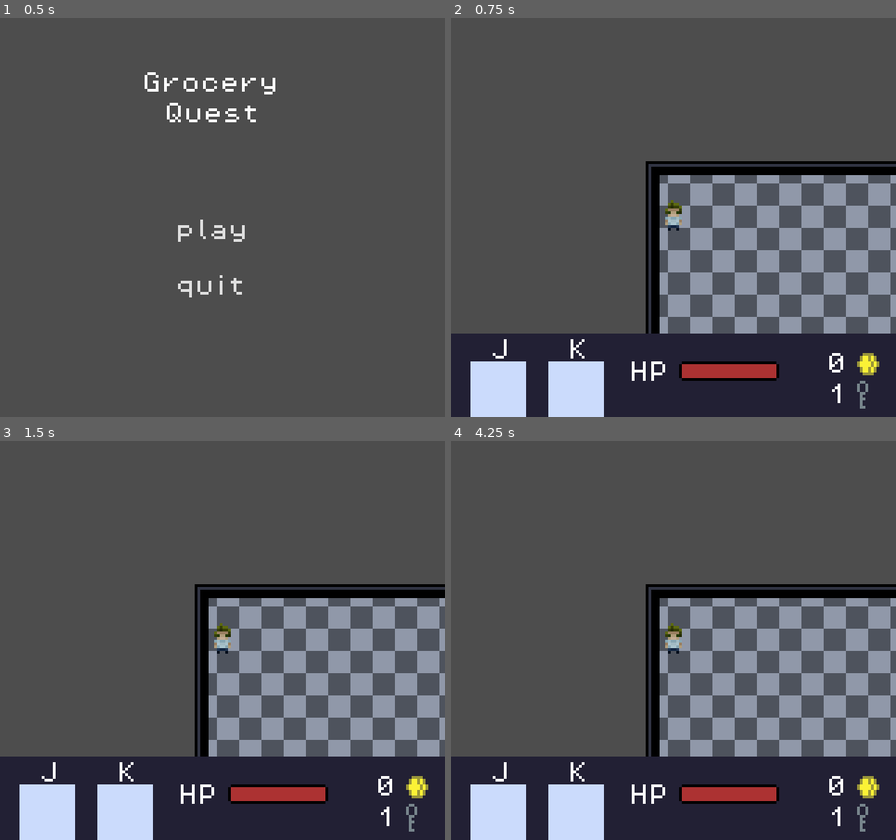
Above: before the commit, frames 1-4 (two rows, left to right).
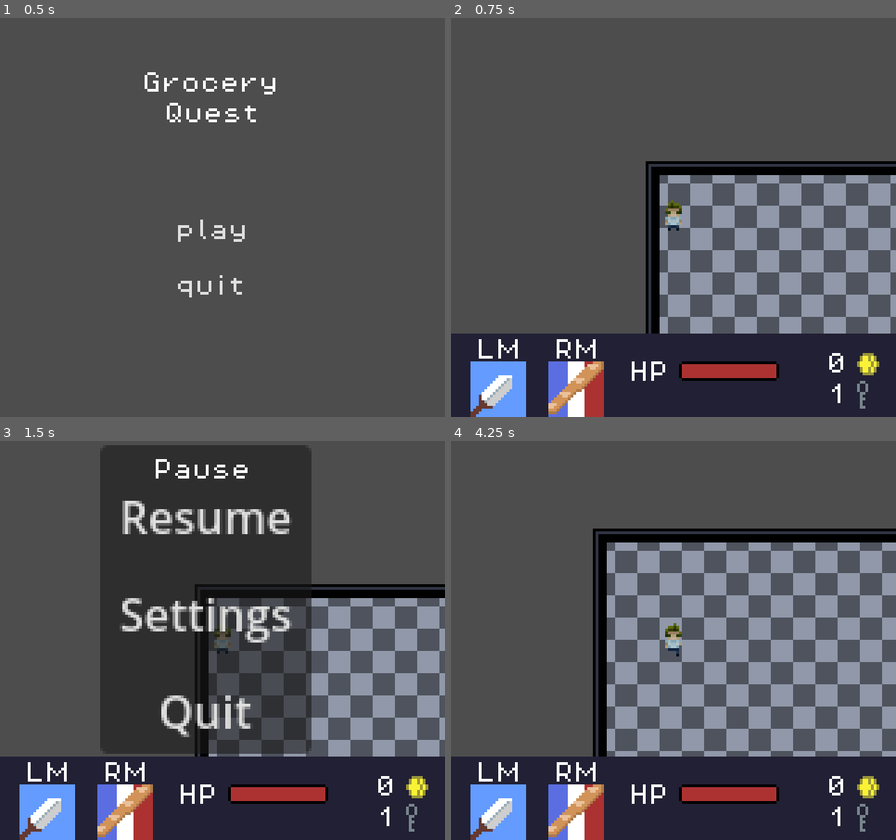
Above: after the commit, the same moments.

Repository: GaetanoRe/GroceryQuest
Game: Godot game, scene res://scenes/UI/main_menu.tscn
Same seed, same stepped clock (60 frames per second), same inputs: the game is played once before the commit and once after it. The engine's default icon, where the game draws it, is replaced by a stand-in: a white triangle on a blue panel in a dark square.
Inputs (mouse positions are in pixels of both pictures, inside the frame that each line leads up to):
- Up to frame 1 (0.5 s): no input
- Up to frame 2 (0.75 s): click "play" at 0.5 s
- Up to frame 3 (1.5 s): tap Enter (pause) at 1.25 s; move the mouse to (320, 620) at 1.27 s; hold D (walk_right) from 1.28 s (still down); click (320, 620) at 1.35 s
- Up to frame 4 (4.25 s): release D (walk_right) at 2 s; click (655, 516) at 2 s, where only the run after the commit has a clickable "Resume"; tap Space at 2.75 s; move the mouse to (584, 660) at 2.77 s; hold S (walk_down) 2.78-3.53 s; tap J (item1, bound only before the commit) at 2.85 s; move the mouse to (718, 552) at 3.52 s; hold D (walk_right) from 3.53 s (still down); right-click (718, 552) at 3.6 s

Frame 1 is identical in both runs. In frame 2, 3.8% of the frame differs, in the area x 4-35%, y 80-100%; in frame 3, 38%, in the area x 4-70%, y 1-100%; in frame 4, 27%.

Commit message:
I have improved enemy AI. Working on abstraction next to allow for different enemy types and behaviors

Diff:
--- /dev/null
+++ b/enemy_data.gd
@@ -0,0 +1,11 @@
+extends Resource
+
+class_name EnemyData
+
+@export var enemy_type : global.enemy_type
+@export var enemy_attack_type : global.enemy_attack_type
+
+@export var spawn_position : Vector2
+@export var sprite : SpriteFrames
+@export var collision_dim : Shape2D
+@export var hitbox_dim : Shape2D
--- /dev/null
+++ b/follow_state.gd
@@ -0,0 +1,36 @@
+extends State
+
+class_name FollowState
+
+@onready var player : Body
+
+func enter():
+	player = get_tree().get_first_node_in_group("player")
+	super()
+
+func exit():
+	super()
+
+func process_misc(delta : float):
+	super(delta)
+
+func process_physics(delta : float):
+	var direction = player.global_position - body.global_position
+
+	if(direction.length() > 50):
+		transitioned.emit(self, "IdleState", 0)
+
+	if(direction.length() <= 0):
+		transitioned.emit(self, "IdleState", 0)
+
+	if body.knockback_timer > 0:
+			body.knockback_timer -= delta
+			body.velocity = body.knockback_velocity
+
+	body.velocity += (player.position - body.position)/ body.speed
+	if(!player.player_alive):
+		transitioned.emit(self, "IdleState", 0)
+	super(delta)
+
+func stop_in_place():
+	transitioned.emit(self, "IdleState", 0)
--- /dev/null
+++ b/idle_state.gd
@@ -0,0 +1,22 @@
+extends State
+
+class_name IdleState
+
+var player : Body
+
+func enter():
+	player = get_tree().get_first_node_in_group("player")
+	body.velocity = Vector2.ZERO
+	super()
+
+func exit():
+	super()
+
+func process_misc(delta : float):
+	super(delta)
+
+func process_physics(delta : float):
+	var direction = player.global_position - body.global_position
+	if(direction.length() <= 50):
+		transitioned.emit(self, "FollowState", 0)
+	super(delta)
--- a/project.godot
+++ b/project.godot
@@ -24,6 +24,7 @@
 window/size/viewport_width=160
 window/size/viewport_height=144
 window/stretch/mode="viewport"
+mouse_cursor/custom_image="res://assets/ui/mouse.png"
 
 [dotnet]
 
@@ -63,12 +64,12 @@
 }
 item1={
 "deadzone": 0.5,
-"events": [Object(InputEventKey,"resource_local_to_scene":false,"resource_name":"","device":-1,"window_id":0,"alt_pressed":false,"shift_pressed":false,"ctrl_pressed":false,"meta_pressed":false,"pressed":false,"keycode":0,"physical_keycode":74,"key_label":0,"unicode":106,"location":0,"echo":false,"script":null)
+"events": [Object(InputEventMouseButton,"resource_local_to_scene":false,"resource_name":"","device":-1,"window_id":0,"alt_pressed":false,"shift_pressed":false,"ctrl_pressed":false,"meta_pressed":false,"button_mask":1,"position":Vector2(84, 11),"global_position":Vector2(93, 57),"factor":1.0,"button_index":1,"canceled":false,"pressed":true,"double_click":false,"script":null)
 ]
 }
 item2={
 "deadzone": 0.5,
-"events": [Object(InputEventKey,"resource_local_to_scene":false,"resource_name":"","device":-1,"window_id":0,"alt_pressed":false,"shift_pressed":false,"ctrl_pressed":false,"meta_pressed":false,"pressed":false,"keycode":0,"physical_keycode":75,"key_label":0,"unicode":107,"location":0,"echo":false,"script":null)
+"events": [Object(InputEventMouseButton,"resource_local_to_scene":false,"resource_name":"","device":-1,"window_id":0,"alt_pressed":false,"shift_pressed":false,"ctrl_pressed":false,"meta_pressed":false,"button_mask":0,"position":Vector2(0, 0),"global_position":Vector2(0, 0),"factor":1.0,"button_index":2,"canceled":false,"pressed":false,"double_click":false,"script":null)
 ]
 }
 pause={
--- a/resources/weapon_data/weapons/baggete_spear.tres
+++ b/resources/weapon_data/weapons/baggete_spear.tres
@@ -1,6 +1,7 @@
-[gd_resource type="Resource" script_class="WeaponData" load_steps=10 format=3 uid="uid://b5pdvcqw7w0k6"]
+[gd_resource type="Resource" script_class="WeaponData" load_steps=11 format=3 uid="uid://b5pdvcqw7w0k6"]
 
 [ext_resource type="Script" path="res://scripts/res_scripts/weapon_data.gd" id="1_03m8i"]
+[ext_resource type="Texture2D" uid="uid://c2f8384m0b6qh" path="res://assets/ui/baguette_spear_icon.png" id="1_vqqsx"]
 [ext_resource type="Texture2D" uid="uid://dk1yr6rutxb5w" path="res://assets/weapons/GQ_BaggetetetAnimation.png" id="2_6i6pu"]
 
 [sub_resource type="RectangleShape2D" id="RectangleShape2D_kkjoi"]
@@ -53,8 +54,9 @@
 script = ExtResource("1_03m8i")
 weapon_type = 1
 damage = 10.0
-knockback = 37.0
+knockback = 120.0
 item_type = 0
 sprite = SubResource("SpriteFrames_jsips")
 hitbox_dimensions = SubResource("RectangleShape2D_kkjoi")
 animation_time = 0.0
+icon = ExtResource("1_vqqsx")
--- a/resources/weapon_data/weapons/sword.tres
+++ b/resources/weapon_data/weapons/sword.tres
@@ -1,5 +1,6 @@
-[gd_resource type="Resource" script_class="WeaponData" load_steps=9 format=3 uid="uid://cffwjgkd5vpm"]
+[gd_resource type="Resource" script_class="WeaponData" load_steps=10 format=3 uid="uid://cffwjgkd5vpm"]
 
+[ext_resource type="Texture2D" uid="uid://dnu1ls2nlpdxe" path="res://assets/ui/sword_icon.png" id="1_5im7c"]
 [ext_resource type="Script" path="res://scripts/res_scripts/weapon_data.gd" id="1_muvjt"]
 [ext_resource type="Texture2D" uid="uid://bn8s541u8ygu7" path="res://assets/weapons/GQ_SwordAnim.png" id="2_338pe"]
 
@@ -51,8 +52,9 @@
 script = ExtResource("1_muvjt")
 weapon_type = 0
 damage = 20.0
-knockback = 75.0
+knockback = 140.0
 item_type = 0
 sprite = SubResource("SpriteFrames_evfl8")
 hitbox_dimensions = SubResource("RectangleShape2D_m1vcv")
 animation_time = 0.0
+icon = ExtResource("1_5im7c")
--- a/scenes/UI/ui.tscn
+++ b/scenes/UI/ui.tscn
@@ -199,6 +199,7 @@
 }
 
 [node name="UI" type="CanvasLayer"]
+process_mode = 3
 
 [node name="PlayerUI" type="Control" parent="."]
 layout_mode = 3
@@ -285,24 +286,24 @@
 offset_right = 160.0
 offset_bottom = 145.0
 
-[node name="JLabel" type="Label" parent="PlayerUI/Input"]
-texture_filter = 1
-layout_mode = 0
-offset_left = 14.0
+[node name="Item1" type="Label" parent="PlayerUI/Input"]
+texture_filter = 1
+layout_mode = 0
+offset_left = 9.0
 offset_top = 116.0
-offset_right = 21.0
+offset_right = 30.0
 offset_bottom = 124.0
-text = "J"
+text = "LM"
 label_settings = SubResource("LabelSettings_4qgkb")
 
-[node name="KLabel" type="Label" parent="PlayerUI/Input"]
-texture_filter = 1
-layout_mode = 0
-offset_left = 42.0
+[node name="Item2" type="Label" parent="PlayerUI/Input"]
+texture_filter = 1
+layout_mode = 0
+offset_left = 37.0
 offset_top = 116.0
-offset_right = 49.0
-offset_bottom = 124.0
-text = "K"
+offset_right = 58.0
+offset_bottom = 125.0
+text = "RM"
 label_settings = SubResource("LabelSettings_4qgkb")
 
 [node name="JIcon" type="TextureRect" parent="PlayerUI/Input"]
@@ -418,7 +419,6 @@
 offset_bottom = 90.0
 
 [node name="PauseMenu" type="Control" parent="."]
-visible = false
 layout_mode = 3
 anchors_preset = 0
 offset_right = 159.0
--- a/scenes/enemy.tscn
+++ b/scenes/enemy.tscn
@@ -1,10 +1,10 @@
-[gd_scene load_steps=7 format=3 uid="uid://chsj7f8vcnqds"]
+[gd_scene load_steps=9 format=3 uid="uid://chsj7f8vcnqds"]
 
 [ext_resource type="Texture2D" uid="uid://cmr1yfws58ofn" path="res://icon.svg" id="1_dvlhr"]
 [ext_resource type="Script" path="res://scripts/enemies/enemy.gd" id="1_uxv53"]
-
-[sub_resource type="RectangleShape2D" id="RectangleShape2D_x1ryj"]
-size = Vector2(56, 47)
+[ext_resource type="Script" path="res://state_machine.gd" id="3_her7h"]
+[ext_resource type="Script" path="res://follow_state.gd" id="4_4xi6h"]
+[ext_resource type="Script" path="res://idle_state.gd" id="5_l7s5h"]
 
 [sub_resource type="RectangleShape2D" id="RectangleShape2D_nkegf"]
 size = Vector2(6, 6)
@@ -23,16 +23,6 @@
 scale = Vector2(0.05, 0.05)
 texture = ExtResource("1_dvlhr")
 
-[node name="detection_area" type="Area2D" parent="."]
-visible = false
-collision_layer = 2
-collision_mask = 2
-
-[node name="CollisionShape2D" type="CollisionShape2D" parent="detection_area"]
-light_mask = 2
-visibility_layer = 2
-shape = SubResource("RectangleShape2D_x1ryj")
-
 [node name="CollisionShape2D" type="CollisionShape2D" parent="."]
 shape = SubResource("RectangleShape2D_nkegf")
 
@@ -49,8 +39,18 @@
 [node name="CollisionShape2D" type="CollisionShape2D" parent="EnemyHurtBox"]
 shape = SubResource("RectangleShape2D_xe6si")
 
-[connection signal="body_entered" from="detection_area" to="." method="_on_detection_area_body_entered"]
-[connection signal="body_exited" from="detection_area" to="." method="_on_detection_area_body_exited"]
+[node name="StateMachine" type="Node" parent="." node_paths=PackedStringArray("initial_state")]
+script = ExtResource("3_her7h")
+initial_state = NodePath("IdleState")
+
+[node name="FollowState" type="Node" parent="StateMachine" node_paths=PackedStringArray("body")]
+script = ExtResource("4_4xi6h")
+body = NodePath("../..")
+
+[node name="IdleState" type="Node" parent="StateMachine" node_paths=PackedStringArray("body")]
+script = ExtResource("5_l7s5h")
+body = NodePath("../..")
+
 [connection signal="body_entered" from="enemy_hitbox" to="." method="_on_enemy_hitbox_body_entered"]
 [connection signal="body_exited" from="enemy_hitbox" to="." method="_on_enemy_hitbox_body_exited"]
 [connection signal="timeout" from="take_damage_cooldown" to="." method="_on_take_damage_cooldown_timeout"]
--- a/scenes/generation_scenes/rooms/a_1.tscn
+++ b/scenes/generation_scenes/rooms/a_1.tscn
@@ -60,10 +60,12 @@
 [node name="A1" type="Node2D"]
 script = ExtResource("1_dnlp6")
 
-[node name="Enemy" parent="." instance=ExtResource("2_q1tng")]
+[node name="Enemies" type="Node2D" parent="."]
+
+[node name="Enemy" parent="Enemies" instance=ExtResource("2_q1tng")]
 position = Vector2(114, 34)
 
-[node name="Enemy2" parent="." instance=ExtResource("2_q1tng")]
+[node name="Enemy2" parent="Enemies" instance=ExtResource("2_q1tng")]
 position = Vector2(155, 92)
 
 [node name="TileMap" type="TileMap" parent="."]
--- /dev/null
+++ b/scenes/keymaster.gd
@@ -0,0 +1,16 @@
+extends Node
+
+@export var Key_Items : Array[ItemData]
+# Called when the node enters the scene tree for the first time.
+func _ready() -> void:
+	pass # Replace with function body.
+
+
+# Called every frame. 'delta' is the elapsed time since the previous frame.
+func _process(delta: float) -> void:
+	if(Key_Items.size() == 4):
+		get_parent().open_final_door.emit()
+
+func add(resource : ItemData):
+	if(resource.item_type == 3):
+		Key_Items.append(resource)
--- a/scenes/main_scene.tscn
+++ b/scenes/main_scene.tscn
@@ -1,15 +1,19 @@
-[gd_scene load_steps=5 format=3 uid="uid://cd7ecr112ptl3"]
+[gd_scene load_steps=6 format=3 uid="uid://cd7ecr112ptl3"]
 
 [ext_resource type="Script" path="res://scripts/main_scene.gd" id="1_l64jn"]
 [ext_resource type="PackedScene" uid="uid://dbdj3lxxu5qb1" path="res://scenes/UI/ui.tscn" id="3_2vev7"]
+[ext_resource type="Script" path="res://scenes/keymaster.gd" id="4_0ogoe"]
 [ext_resource type="PackedScene" uid="uid://ctvmtep3edk17" path="res://scenes/keymaster.tscn" id="4_ov1qd"]
 [ext_resource type="PackedScene" uid="uid://wq2f26vs7flm" path="res://scenes/generation_scenes/world.tscn" id="4_xdca8"]
 
 [node name="MainScene" type="Node"]
+process_mode = 3
 script = ExtResource("1_l64jn")
 
 [node name="UI" parent="." instance=ExtResource("3_2vev7")]
 
 [node name="Keymaster" parent="." instance=ExtResource("4_ov1qd")]
+script = ExtResource("4_0ogoe")
 
 [node name="World" parent="." instance=ExtResource("4_xdca8")]
+process_mode = 1
--- a/scenes/player/player.tscn
+++ b/scenes/player/player.tscn
@@ -135,30 +135,6 @@
 
 [sub_resource type="Animation" id="Animation_1bnc7"]
 length = 0.001
-tracks/0/type = "value"
-tracks/0/imported = false
-tracks/0/enabled = true
-tracks/0/path = NodePath("Equipped_Items:position")
-tracks/0/interp = 1
-tracks/0/loop_wrap = true
-tracks/0/keys = {
-"times": PackedFloat32Array(0),
-"transitions": PackedFloat32Array(1),
-"update": 0,
-"values": [Vector2(10, 0)]
-}
-tracks/1/type = "value"
-tracks/1/imported = false
-tracks/1/enabled = true
-tracks/1/path = NodePath("Equipped_Items:rotation")
-tracks/1/interp = 1
-tracks/1/loop_wrap = true
-tracks/1/keys = {
-"times": PackedFloat32Array(0),
-"transitions": PackedFloat32Array(1),
-"update": 0,
-"values": [0.0]
-}
 
 [sub_resource type="Animation" id="Animation_omc0a"]
 resource_name = "idle_down"
@@ -200,30 +176,6 @@
 "update": 1,
 "values": [true]
 }
-tracks/3/type = "value"
-tracks/3/imported = false
-tracks/3/enabled = true
-tracks/3/path = NodePath("Equipped_Items:position")
-tracks/3/interp = 1
-tracks/3/loop_wrap = true
-tracks/3/keys = {
-"times": PackedFloat32Array(0),
-"transitions": PackedFloat32Array(1),
-"update": 0,
-"values": [Vector2(0, 10)]
-}
-tracks/4/type = "value"
-tracks/4/imported = false
-tracks/4/enabled = true
-tracks/4/path = NodePath("Equipped_Items:rotation")
-tracks/4/interp = 1
-tracks/4/loop_wrap = true
-tracks/4/keys = {
-"times": PackedFloat32Array(0),
-"transitions": PackedFloat32Array(1),
-"update": 0,
-"values": [1.5708]
-}
 
 [sub_resource type="Animation" id="Animation_aq54a"]
 resource_name = "idle_left"
@@ -265,30 +217,6 @@
 "update": 1,
 "values": [true]
 }
-tracks/3/type = "value"
-tracks/3/imported = false
-tracks/3/enabled = true
-tracks/3/path = NodePath("Equipped_Items:position")
-tracks/3/interp = 1
-tracks/3/loop_wrap = true
-tracks/3/keys = {
-"times": PackedFloat32Array(0),
-"transitions": PackedFloat32Array(1),
-"update": 0,
-"values": [Vector2(-10, 0)]
-}
-tracks/4/type = "value"
-tracks/4/imported = false
-tracks/4/enabled = true
-tracks/4/path = NodePath("Equipped_Items:rotation")
-tracks/4/interp = 1
-tracks/4/loop_wrap = true
-tracks/4/keys = {
-"times": PackedFloat32Array(0),
-"transitions": PackedFloat32Array(1),
-"update": 0,
-"values": [3.14159]
-}
 
 [sub_resource type="Animation" id="Animation_h8ijs"]
 resource_name = "idle_right"
@@ -330,30 +258,6 @@
 "update": 1,
 "values": [false]
 }
-tracks/3/type = "value"
-tracks/3/imported = false
-tracks/3/enabled = true
-tracks/3/path = NodePath("Equipped_Items:position")
-tracks/3/interp = 1
-tracks/3/loop_wrap = true
-tracks/3/keys = {
-"times": PackedFloat32Array(0),
-"transitions": PackedFloat32Array(1),
-"update": 0,
-"values": [Vector2(10, 0)]
-}
-tracks/4/type = "value"
-tracks/4/imported = false
-tracks/4/enabled = true
-tracks/4/path = NodePath("Equipped_Items:rotation")
-tracks/4/interp = 1
-tracks/4/loop_wrap = true
-tracks/4/keys = {
-"times": PackedFloat32Array(0),
-"transitions": PackedFloat32Array(1),
-"update": 0,
-"values": [0.0]
-}
 
 [sub_resource type="Animation" id="Animation_eg1jr"]
 resource_name = "idle_up"
@@ -395,30 +299,6 @@
 "update": 1,
 "values": [true]
 }
-tracks/3/type = "value"
-tracks/3/imported = false
-tracks/3/enabled = true
-tracks/3/path = NodePath("Equipped_Items:position")
-tracks/3/interp = 1
-tracks/3/loop_wrap = true
-tracks/3/keys = {
-"times": PackedFloat32Array(0),
-"transitions": PackedFloat32Array(1),
-"update": 0,
-"values": [Vector2(0, -10)]
-}
-tracks/4/type = "value"
-tracks/4/imported = false
-tracks/4/enabled = true
-tracks/4/path = NodePath("Equipped_Items:rotation")
-tracks/4/interp = 1
-tracks/4/loop_wrap = true
-tracks/4/keys = {
-"times": PackedFloat32Array(0),
-"transitions": PackedFloat32Array(1),
-"update": 0,
-"values": [-1.5708]
-}
 
 [sub_resource type="Animation" id="Animation_xbjve"]
 resource_name = "walk_down"
@@ -460,30 +340,6 @@
 "update": 1,
 "values": [true]
 }
-tracks/3/type = "value"
-tracks/3/imported = false
-tracks/3/enabled = true
-tracks/3/path = NodePath("Equipped_Items:position")
-tracks/3/interp = 1
-tracks/3/loop_wrap = true
-tracks/3/keys = {
-"times": PackedFloat32Array(0),
-"transitions": PackedFloat32Array(1),
-"update": 0,
-"values": [Vector2(0, 10)]
-}
-tracks/4/type = "value"
-tracks/4/imported = false
-tracks/4/enabled = true
-tracks/4/path = NodePath("Equipped_Items:rotation")
-tracks/4/interp = 1
-tracks/4/loop_wrap = true
-tracks/4/keys = {
-"times": PackedFloat32Array(0),
-"transitions": PackedFloat32Array(1),
-"update": 0,
-"values": [1.5708]
-}
 
 [sub_resource type="Animation" id="Animation_thrw8"]
 resource_name = "walk_left"
@@ -525,30 +381,6 @@
 "update": 1,
 "values": [true]
 }
-tracks/3/type = "value"
-tracks/3/imported = false
-tracks/3/enabled = true
-tracks/3/path = NodePath("Equipped_Items:position")
-tracks/3/interp = 1
-tracks/3/loop_wrap = true
-tracks/3/keys = {
-"times": PackedFloat32Array(0),
-"transitions": PackedFloat32Array(1),
-"update": 0,
-"values": [Vector2(-10, 0)]
-}
-tracks/4/type = "value"
-tracks/4/imported = false
-tracks/4/enabled = true
-tracks/4/path = NodePath("Equipped_Items:rotation")
-tracks/4/interp = 1
-tracks/4/loop_wrap = true
-tracks/4/keys = {
-"times": PackedFloat32Array(0),
-"transitions": PackedFloat32Array(1),
-"update": 0,
-"values": [3.14159]
-}
 
 [sub_resource type="Animation" id="Animation_0jraj"]
 resource_name = "walk_right"
@@ -590,30 +422,6 @@
 "update": 1,
 "values": [false]
 }
-tracks/3/type = "value"
-tracks/3/imported = false
-tracks/3/enabled = true
-tracks/3/path = NodePath("Equipped_Items:position")
-tracks/3/interp = 1
-tracks/3/loop_wrap = true
-tracks/3/keys = {
-"times": PackedFloat32Array(0),
-"transitions": PackedFloat32Array(1),
-"update": 0,
-"values": [Vector2(10, 0)]
-}
-tracks/4/type = "value"
-tracks/4/imported = false
-tracks/4/enabled = true
-tracks/4/path = NodePath("Equipped_Items:rotation")
-tracks/4/interp = 1
-tracks/4/loop_wrap = true
-tracks/4/keys = {
-"times": PackedFloat32Array(0),
-"transitions": PackedFloat32Array(1),
-"update": 0,
-"values": [0.0]
-}
 
 [sub_resource type="Animation" id="Animation_1w0r6"]
 resource_name = "walk_up"
@@ -654,30 +462,6 @@
 "transitions": PackedFloat32Array(1),
 "update": 1,
 "values": [true]
-}
-tracks/3/type = "value"
-tracks/3/imported = false
-tracks/3/enabled = true
-tracks/3/path = NodePath("Equipped_Items:position")
-tracks/3/interp = 1
-tracks/3/loop_wrap = true
-tracks/3/keys = {
-"times": PackedFloat32Array(0),
-"transitions": PackedFloat32Array(1),
-"update": 0,
-"values": [Vector2(0, -10)]
-}
-tracks/4/type = "value"
-tracks/4/imported = false
-tracks/4/enabled = true
-tracks/4/path = NodePath("Equipped_Items:rotation")
-tracks/4/interp = 1
-tracks/4/loop_wrap = true
-tracks/4/keys = {
-"times": PackedFloat32Array(0),
-"transitions": PackedFloat32Array(1),
-"update": 0,
-"values": [-1.5708]
 }
 
 [sub_resource type="AnimationLibrary" id="AnimationLibrary_qocxf"]
@@ -725,13 +509,15 @@
 wait_time = 0.4
 
 [node name="Equipped_Items" type="Node2D" parent="."]
-position = Vector2(10, 0)
+rotation = -1.5708
 script = ExtResource("3_rcbbf")
 equipped_items = Array[ExtResource("4_vk8ht")]([ExtResource("4_noq1a"), ExtResource("6_o5lpa")])
 
 [node name="AnimatedSprite2D" type="AnimatedSprite2D" parent="Equipped_Items"]
+position = Vector2(10, 0)
 
 [node name="Hitbox" type="Area2D" parent="Equipped_Items"]
+position = Vector2(10, 0)
 
 [node name="CollisionShape2D" type="CollisionShape2D" parent="Equipped_Items/Hitbox"]
 shape = SubResource("RectangleShape2D_dvmvq")
@@ -743,6 +529,5 @@
 }
 
 [connection signal="body_entered" from="PlayerHurtbox" to="." method="_on_player_hurtbox_body_entered"]
-[connection signal="body_exited" from="PlayerHurtbox" to="." method="_on_player_hurt4box_body_exited"]
 [connection signal="timeout" from="AttackCooldown" to="." method="_on_attack_cooldown_timeout"]
 [connection signal="timeout" from="ItemTimer" to="." method="item_timer_timeout"]
--- a/scripts/enemies/enemy.gd
+++ b/scripts/enemies/enemy.gd
@@ -1,33 +1,34 @@
 extends Body
 
+class_name Enemy
+
 @onready var player_chase = false
-var player = null
+@onready var player = get_tree().get_first_node_in_group("player")
 var player_in_range = false
 var can_take_damage = true
 
+signal player_hit
+
 func _ready():
 	knockback_strength = 200
+	knockback_resistence = 100
 
 func _physics_process(delta):
-	if player_chase:
-		if knockback_timer > 0:
-			knockback_timer -= delta
-			velocity = knockback_velocity
-		else:
-			velocity += (player.position - position)/speed
-			if(!player.player_alive):
-				player_chase = false
+	#if player_chase:
+		#if knockback_timer > 0:
+			#knockback_timer -= delta
+			#velocity = knockback_velocity
 	super(delta)
 
 
 
-func _on_detection_area_body_entered(body):
-	player = body
-	player_chase = true
-
-
-func _on_detection_area_body_exited(body):
-	player_chase = false
+#func _on_detection_area_body_entered(body):
+	#player = body
+	##player_chase = true
+	#
+#
+#func _on_detection_area_body_exited(body):
+	#player_chase = false
 
 
 func enemy():
@@ -36,13 +37,11 @@
 
 func _on_enemy_hitbox_body_entered(body):
 	if body.is_in_group("player"):
-		player_in_range = true
-		player_chase = false
 		await get_tree().create_timer(0.5).timeout
-		player_chase = true
 func _on_enemy_hitbox_body_exited(body):
 	if body.is_in_group("player"):
-		player_in_range = false
+		player_hit.emit()
+	pass
 
 func deal_with_damage(dam : int, knock : int) -> void:
 	super(dam, knock)
@@ -72,4 +71,4 @@
 		var weapon = area.get_parent()
 		var weapon_dam = weapon.damage
 		print("knockback ", weapon.knockback)
-		deal_with_damage(weapon_dam, weapon.knockback)
+		deal_with_damage(weapon_dam, weapon.knockback - knockback_resistence)
--- a/scripts/main_scene.gd
+++ b/scripts/main_scene.gd
@@ -10,6 +10,8 @@
 var player : Player
 var animation_player : AnimationPlayer
 var is_paused = false
+
+signal open_final_door
 
 
 func _ready():
--- a/scripts/misc/global.gd
+++ b/scripts/misc/global.gd
@@ -2,8 +2,10 @@
 
 class_name Global
 
-enum item_type {Weapon, Consumable, Tool}
+enum item_type {Weapon, Consumable, Tool, Key}
 enum weapon_type {Swing, Thrust, Ranged, None}
+enum enemy_type {Minion, MiniBoss, Boss}
+enum enemy_attack_type{Shooting, Melee, Collide}
 
 @onready var is_paused = false
 signal game_paused
--- a/scripts/player/equipped_items.gd
+++ b/scripts/player/equipped_items.gd
@@ -60,6 +60,10 @@
 			sprite.hide()
 
 
+func _physics_process(delta: float) -> void:
+	rotate(get_angle_to(get_global_mouse_position()))
+
+
 # Function will be called when game starts with weapon and will be called when player gets new weapon
 func update_item():
 	if(item_data):
--- a/scripts/player/player.gd
+++ b/scripts/player/player.gd
@@ -9,7 +9,6 @@
 @onready var coin = 0
 @onready var key = 1
 
-var enemy_in_range = false
 var enemy_attack_cooldown = true
 var player_alive = true
 
@@ -89,13 +88,8 @@
 
 func _on_player_hurtbox_body_entered(body):
 	if body.is_in_group("enemy"):
-		enemy_in_range = true
 		deal_with_damage(10, body.knockback_strength - knockback_resistence)
 
-
-func _on_player_hurt4box_body_exited(body):
-	if body.is_in_group("enemy"):
-		enemy_in_range = false
 
 
 func item_timer_timeout() -> void:
--- a/scripts/res_scripts/room_data.gd
+++ b/scripts/res_scripts/room_data.gd
@@ -11,6 +11,8 @@
 @export var floor : int
 @export var doors : Array
 
+@export var enemies : Array
+
 # Room Specific data
 
 # Item and Passage
--- /dev/null
+++ b/state.gd
@@ -0,0 +1,22 @@
+extends Node
+
+class_name State
+
+signal transitioned
+
+signal halt
+
+@export var body : Body
+
+func enter():
+	print("Entering ", name)
+	pass
+
+func exit():
+	pass
+
+func process_physics(delta : float):
+	body.move_and_slide()
+
+func process_misc(delta : float):
+	pass
--- /dev/null
+++ b/state_machine.gd
@@ -0,0 +1,54 @@
+extends Node
+
+class_name StateMachine
+
+@export var initial_state : State
+
+@onready var body_effected : Body = get_parent()
+@onready var switch_timer : Timer = Timer.new()
+
+
+var states : Dictionary
+
+var current_state : State
+
+
+
+func _ready() -> void:
+	switch_timer.timeout.connect(on_switch_timer_timeout)
+	for child in get_children():
+		if child is State:
+			states[child.name.to_lower()] = child
+			child.body = body_effected
+			child.transitioned.connect(transition_to_new_state)
+
+	if(initial_state):
+		current_state = initial_state
+		current_state.enter()
+
+
+func _process(delta: float) -> void:
+	current_state.process_misc(delta)
+
+func _physics_process(delta: float) -> void:
+	current_state.process_physics(delta)
+
+func transition_to_new_state(state, new_state_name, switch_time_wait):
+	#switch_timer.wait_time = switch_time_wait
+	if(state != current_state):
+		return
+
+	var new_state = states.get(new_state_name.to_lower())
+	if(!new_state):
+		return
+
+
+	if(current_state):
+		current_state.exit()
+	new_state.enter()
+	#switch_timer.start()
+	current_state = new_state
+	#await switch_timer.timeout
+
+func on_switch_timer_timeout():
+	switch_timer.stop()
Binary file added: assets/ui/baguette_spear_icon.png
Not shown, added: assets/ui/baguette_spear_icon.png.import
Binary file added: assets/ui/mouse.png
Not shown, added: assets/ui/mouse.png.import
Binary file added: assets/ui/sword_icon.png
Not shown, added: assets/ui/sword_icon.png.import
